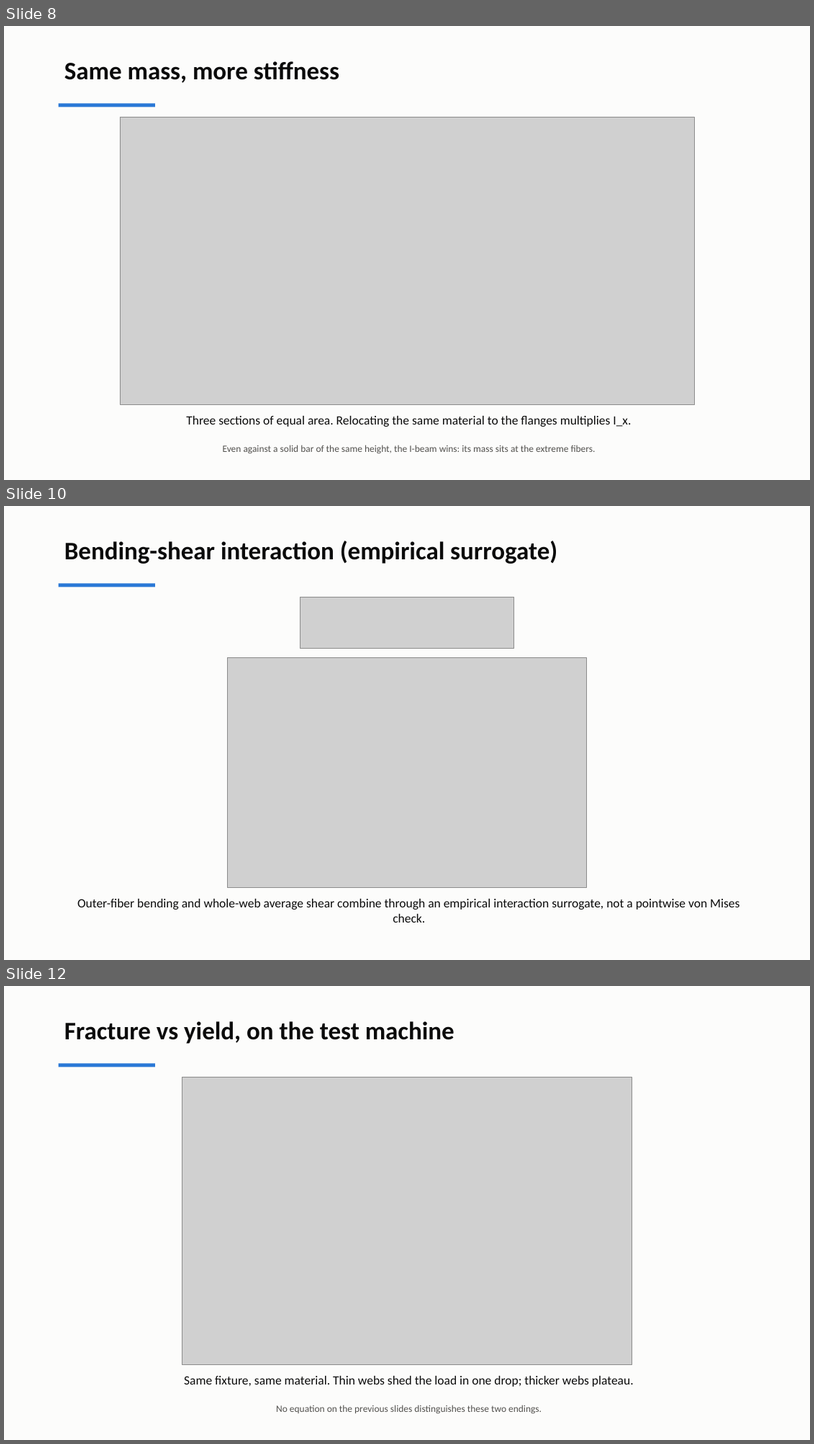
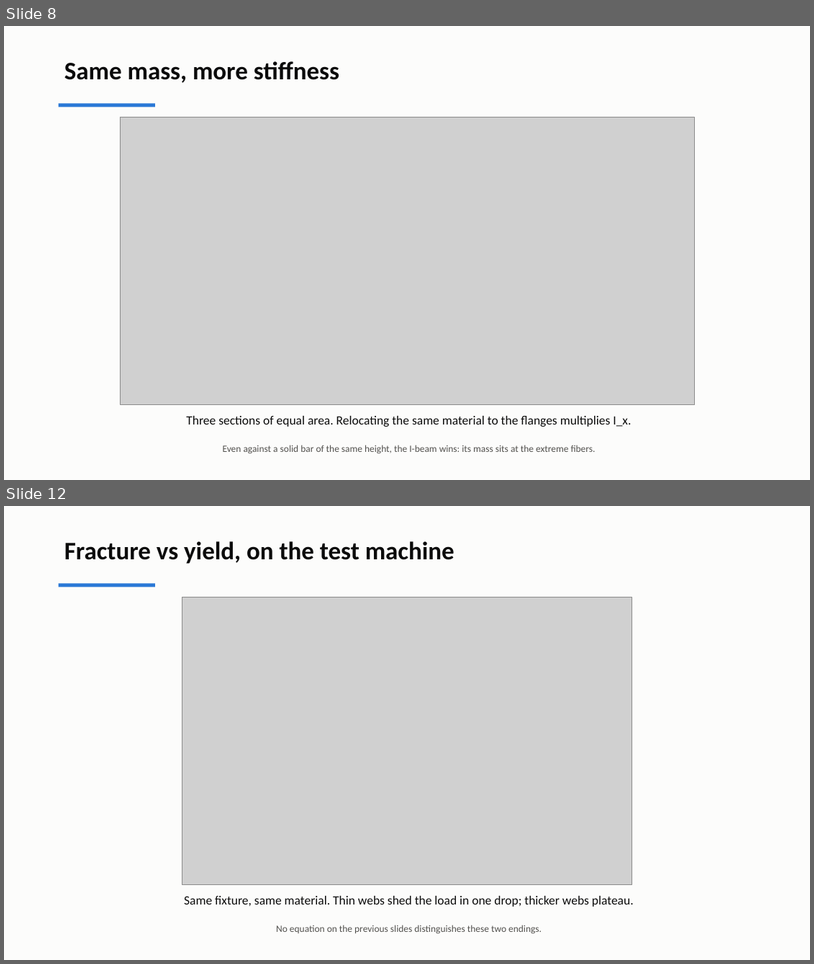
Before and after one commit to andrewvoss8-boop/core-me-data-science-activities-public, a slide deck: me323/Module1_drafts/ME323_Module1_Lecture1.pptx. Shown one above the other, each under a label of ours: slides 8, 10 and 12 before the commit, slides 8 and 12 after it; the slides between them are not shown. The pictures are 814x1444 and 814x964 pixels, drawn with LibreOffice and Linux fonts; fonts in the diff are those of the drawing; grey boxes stand for pictures. Boxes give left, top, right and bottom in pixels: in the first picture for what was removed or moved away, otherwise in the second. Text is boxed around its words. In the diff, an @@ line names an element or a change of style, - is before the commit and + after.

```diff
--- a/me323/Module1_drafts/ME323_Module1_Lecture1.pptx
+++ b/me323/Module1_drafts/ME323_Module1_Lecture1.pptx
@@ slide 10 removed at <box>4,506,810,960</box>, background #FCFCFB @@
@@ text removed at <box>64,541,558,564</box> @@
-Bending-shear interaction (empirical surrogate)
@@ rectangle removed at <box>59,584,155,587</box> @@
@@ picture removed at <box>300,597,514,648</box> @@
@@ picture removed at <box>227,657,587,887</box> @@
@@ text removed at <box>77,898,740,922</box> @@
-Outer-fiber bending and whole-web average shear combine through an empirical interaction surrogate, not a pointwise von Mises check.
```
Also in this commit, not shown: 8 slides changed, 1 slide added, 9 other files.
